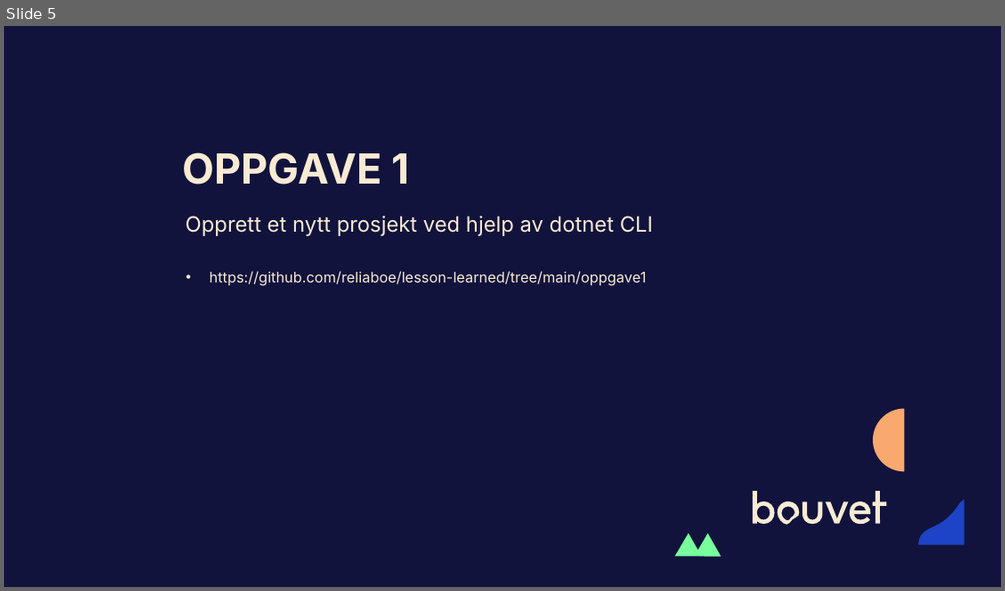
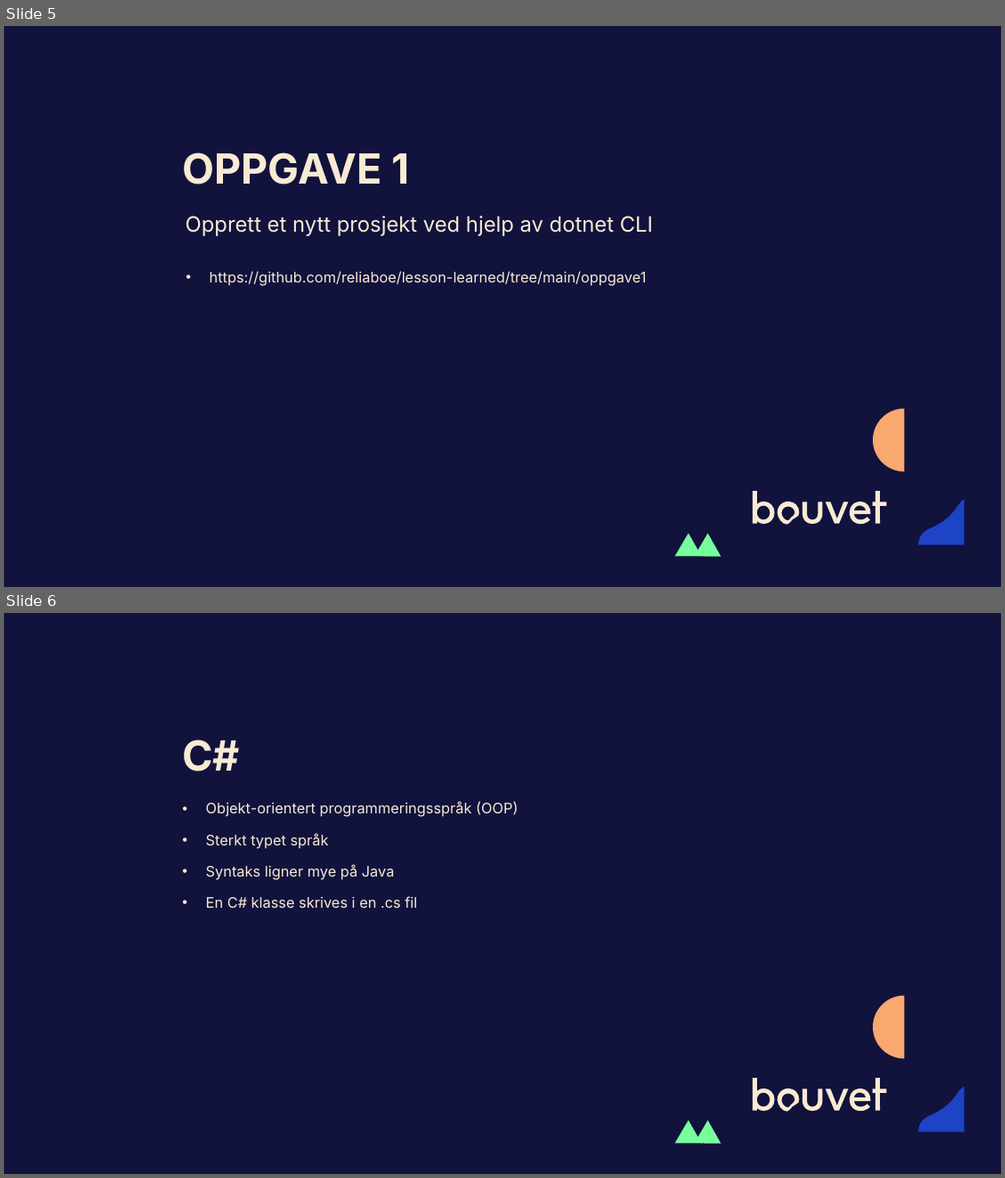
Before and after one commit to reliaboe/lesson-learned, a slide deck: presentasjon.pptx. Shown one above the other, each under a label of ours: slide 5 before the commit, slides 5 and 6 after it. The pictures are 1005x591 and 1005x1178 pixels, drawn with LibreOffice and Linux fonts; fonts in the diff are those of the drawing. Boxes give left, top, right and bottom in pixels: in the first picture for what was removed or moved away, otherwise in the second. Text is boxed around its words. In the diff, an @@ line names an element or a change of style, - is before the commit and + after.

Commit message:
Typer, klasser og objekter

```diff
--- a/presentasjon.pptx
+++ b/presentasjon.pptx
@@ slide 6 added at <box>4,613,1001,1174</box>, background #11133C; not listed: 5 template elements that a slide beside it also shows @@
@@ title added at <box>182,739,240,771</box>, 40 pt, text #F9EAD3, bold @@
+C#
@@ text added at <box>206,802,518,908</box>, 14 pt, text #F9EAD3 @@
+• Objekt-orientert programmeringsspråk (OOP)
+• Sterkt typet språk
+• Syntaks ligner mye på Java
+• En C# klasse skrives i en .cs fil
```
Also in this commit, not shown: 1 slide changed, 7 other slides added, 8 other files.
